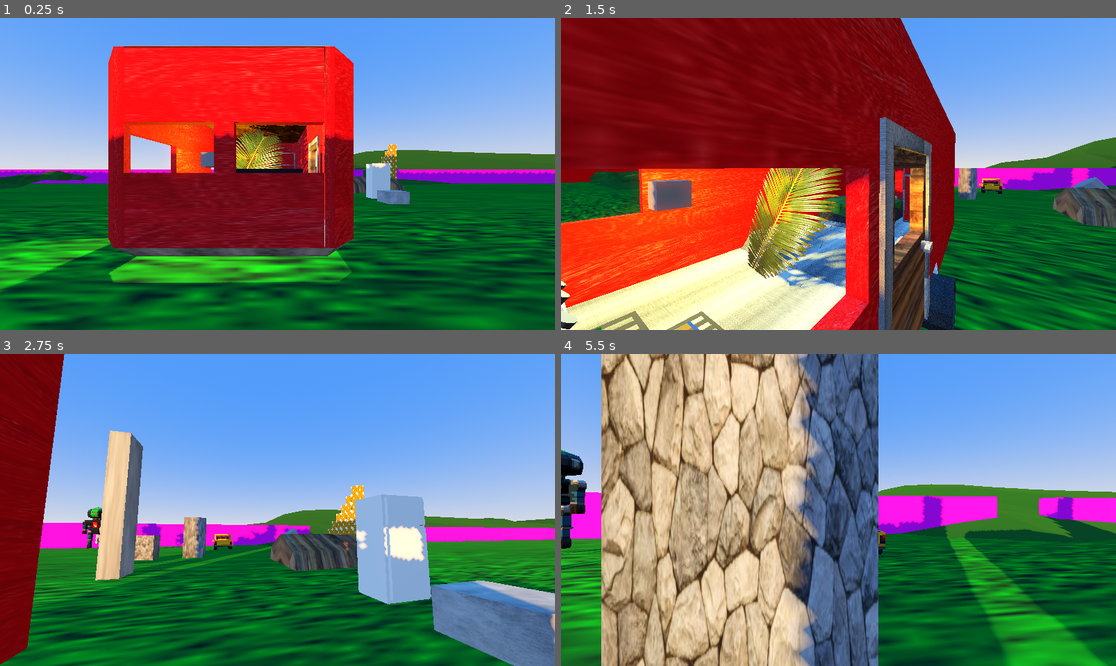
Above: before the commit, frames 1-4 (two rows, left to right).
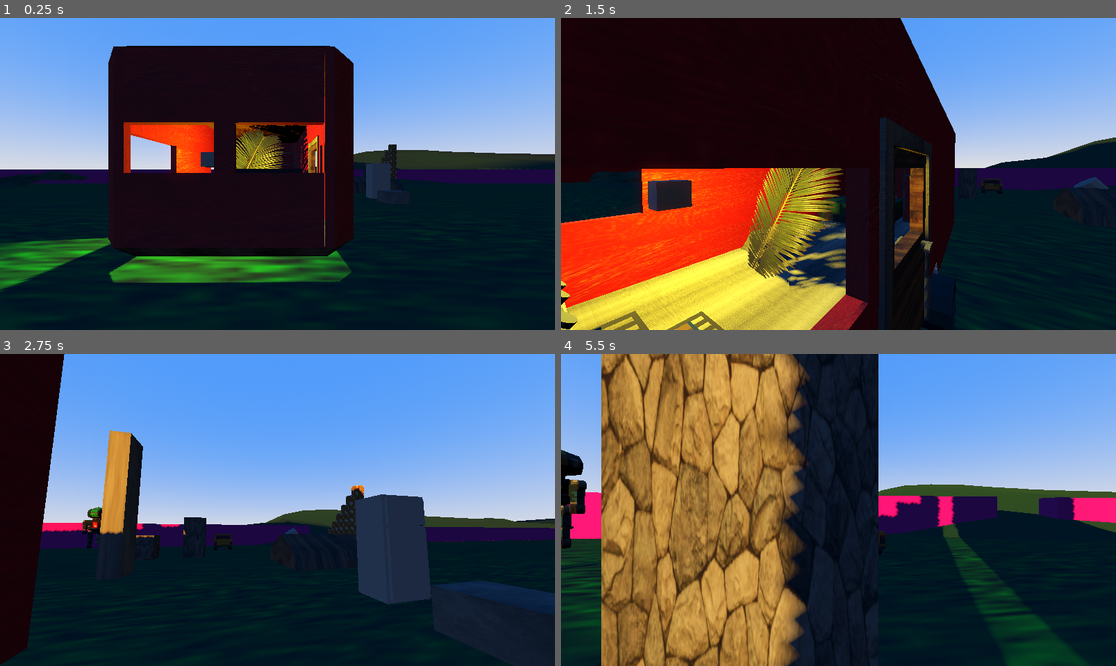
Above: after the commit, the same moments.

Repository: Solaros711/lockertesting
Game: Godot game, scene res://scenes/world.tscn
Two runs of this game, one before a commit and one after it. Both use one fixed random seed, a clock stepped at 60 frames per second and the inputs below.
Inputs (mouse positions are in pixels of both pictures, inside the frame that each line leads up to):
- Up to frame 1 (0.25 s): no input
- Up to frame 2 (1.5 s): move the mouse to (866, 174) at 0.52 s; hold W (forward) from 0.53 s (still down); tap E (interact) at 0.6 s; tap Space (jump) at 0.77 s; move the mouse to (810, 174) at 1.27 s; tap Shift (sprint) at 1.35 s
- Up to frame 3 (2.75 s): keep holding W (forward); tap Space (jump) at 1.52 s; move the mouse to (288, 503) at 2.02 s; tap E (interact) at 2.1 s
- Up to frame 4 (5.5 s): keep holding W (forward); move the mouse to (832, 516) at 2.77 s; tap Shift (sprint) at 2.85, 4.35 s; tap Space (jump) at 3.02, 3.77, 4.52 s; move the mouse to (877, 513) at 3.52 s; tap E (interact) at 3.6, 5.1 s; move the mouse to (794, 506) at 4.27 s; move the mouse to (844, 510) at 5.02 s

The runs differ from the first frame. In frame 1, 68% of the frame differs, in the area x 0-100%, y 8-100%; in frame 2, 76%; in frame 3, 55%; in frame 4, 77%, in the area x 0-100%, y 0-100%.

Commit message:
Adjusted sun position and shadow lighting

Diff:
--- a/scenes/sun.gd
+++ b/scenes/sun.gd
@@ -1,24 +1,27 @@
 extends DirectionalLight3D
 var time = 0.0
 #end of day occurs as 3.142 lmao
-const day_color = Color(1.0, 0.4705, 0, 1.0)
+const DAY_COLOR = Color(1.0, 0.4705, 0, 1.0)
 
 # Called when the node enters the scene tree for the first time.
 func _ready() -> void:
-	light_color = day_color
+	light_color = DAY_COLOR
 	pass # Replace with function body.
 
 
-# Called every frame. 'delta' is the elapsed time since the previous frame.
 func _process(delta: float) -> void:
-	if(rotation.x > 0.0):
+	do_sun_move()
+
+#rotates the sun on the x axis, changing the color based on where it is on the horizon
+func do_sun_move():
+	if(rotation.x > 0.10472):
 		rotate_x(-0.0005)
 		time = 0.0
 		light_energy = 0.0
 	else:
 		light_energy = 1.0
 		if time == 0.0:
-			light_color = day_color
+			light_color = DAY_COLOR
 		#Turns sun color from dawn to day
 		if time < 1.0:
 			var sun_color = light_color
@@ -28,7 +31,7 @@
 				sun_color.b = sun_color.b + 0.0005
 			light_color = sun_color
 		#Turns sun color from day to dusk
-		if time > 2.542:
+		if time > 2.642:
 			var sun_color = light_color
 			if sun_color.g > 0.4705:
 				sun_color.g = sun_color.g - 0.0005
--- a/scenes/world.tscn
+++ b/scenes/world.tscn
@@ -1,9 +1,10 @@
-[gd_scene load_steps=35 format=3 uid="uid://c17fm0aekfsvg"]
+[gd_scene load_steps=36 format=3 uid="uid://c17fm0aekfsvg"]
 
 [ext_resource type="Script" uid="uid://c1b455a5ckggl" path="res://scripts/player.gd" id="1_71j4m"]
 [ext_resource type="Script" uid="uid://c55oadc3idcc5" path="res://scenes/sun.gd" id="1_pm21f"]
 [ext_resource type="Script" uid="uid://b5r8dgivwddrd" path="res://scenes/player_rayCast.gd" id="2_e3hyu"]
 [ext_resource type="Texture2D" uid="uid://bwdyfo7ddvird" path="res://textures/grass.jpg" id="2_qfnet"]
+[ext_resource type="Script" uid="uid://by5ppygkgmbl4" path="res://scenes/world_environment.gd" id="3_2lf6f"]
 [ext_resource type="Texture2D" uid="uid://xkfjdwhex18c" path="res://textures/concrete.jpg" id="3_i7141"]
 [ext_resource type="PackedScene" uid="uid://eblxebeslqey" path="res://imports/oven/Oven.gltf" id="3_xo05s"]
 [ext_resource type="Texture2D" uid="uid://clsh53qwfapdh" path="res://textures/cobblestone.jpg" id="4_4mrxx"]
@@ -31,7 +32,11 @@
 [sub_resource type="Environment" id="Environment_tlwt5"]
 background_mode = 2
 sky = SubResource("Sky_fj7yv")
+ambient_light_sky_contribution = 0.07
+ambient_light_energy = 0.22
+reflected_light_source = 2
 tonemap_mode = 2
+ssr_enabled = true
 ssr_fade_out = 0.143587
 ssao_enabled = true
 ssao_intensity = 11.75
@@ -39,9 +44,14 @@
 glow_intensity = 0.5
 glow_bloom = 0.02
 glow_blend_mode = 0
+fog_mode = 1
+fog_light_energy = 0.78
+fog_sun_scatter = 0.11
+fog_density = 1.0
+fog_depth_curve = 1.09548
 volumetric_fog_enabled = true
 volumetric_fog_anisotropy = 0.6
-volumetric_fog_length = 1.0
+volumetric_fog_length = 4.0
 volumetric_fog_sky_affect = 0.0
 
 [sub_resource type="CapsuleMesh" id="CapsuleMesh_fj7yv"]
@@ -95,8 +105,12 @@
 [node name="world lighting" type="Node3D" parent="."]
 transform = Transform3D(1, 0, 0, 0, 1, 0, 0, 0, 1, 0, 142.717, 0)
 
+[node name="WorldEnvironment" type="WorldEnvironment" parent="world lighting"]
+environment = SubResource("Environment_tlwt5")
+script = ExtResource("3_2lf6f")
+
 [node name="DirectionalLight3D" type="DirectionalLight3D" parent="world lighting"]
-transform = Transform3D(-0.42662, -0.724257, -0.541708, 0.861629, -0.507538, -2.28655e-09, -0.274938, -0.466752, 0.840567, 1.29396, 5.92958, 8.59867)
+transform = Transform3D(-0.475409, -0.695518, -0.538741, 0.856909, -0.504758, -0.104528, -0.199232, -0.511346, 0.835962, 1.29396, 5.92958, 8.59867)
 light_color = Color(1, 0.470588, 0, 1)
 light_angular_distance = 0.5
 shadow_enabled = true
@@ -115,9 +129,6 @@
 [node name="TERRAIN2" parent="world lighting/CSGBox3D" instance=ExtResource("16_dss4m")]
 transform = Transform3D(-0.99997, 0, -0.00774915, 0, 1, 0, 0.00774915, 0, -0.99997, -33.7822, -1.68945, -13.4502)
 
-[node name="WorldEnvironment" type="WorldEnvironment" parent="."]
-environment = SubResource("Environment_tlwt5")
-
 [node name="player" type="CharacterBody3D" parent="."]
 transform = Transform3D(1, 0, 0, 0, 1, 0, 0, 0, 1, 10.9533, 143.449, 90.1723)
 script = ExtResource("1_71j4m")
--- /dev/null
+++ b/scenes/world_environment.gd
@@ -0,0 +1,12 @@
+extends WorldEnvironment
+var world_sky_material = environment.sky.sky_material
+
+# Called when the node enters the scene tree for the first time.
+func _ready() -> void:
+	pass # Replace with function body.
+
+
+# Called every frame. 'delta' is the elapsed time since the previous frame.
+func _process(delta: float) -> void:
+	print()
+	pass
Not shown, added: scenes/world_environment.gd.uid
